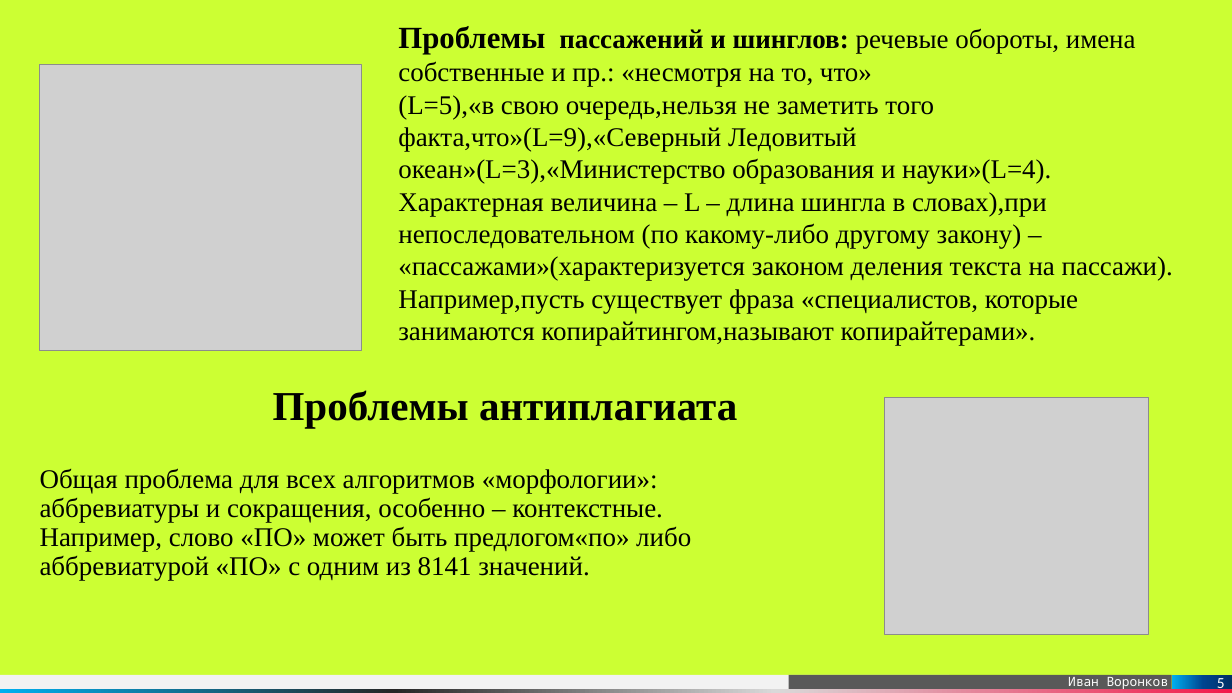
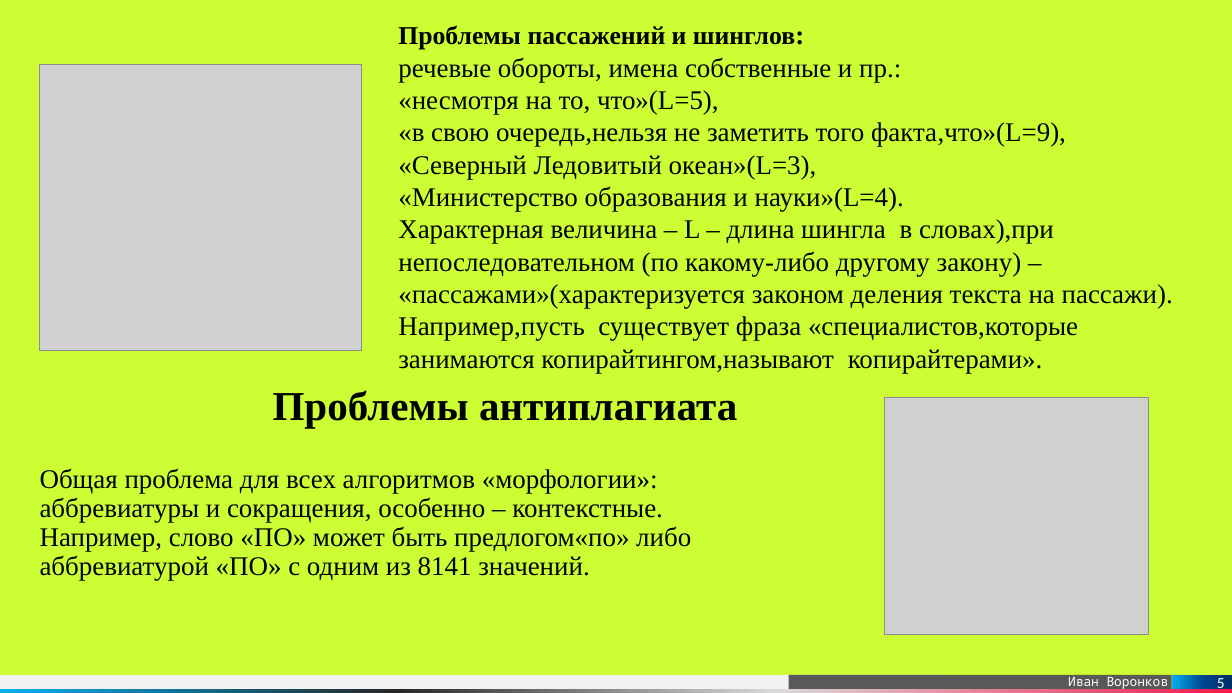
Before and after one commit to NurzhanKalniyazov/anti, a slide deck: slide 5 of Антиплагиат.pptx. Drawn at 1232x693 pixels with LibreOffice and Linux fonts; fonts in the diff are those of the drawing; grey boxes stand for pictures. Boxes give left, top, right and bottom in pixels: in the first picture for what was removed or moved away, otherwise in the second. Text is boxed around its words. In the diff, an @@ line names an element or a change of style, - is before the commit and + after.

```diff
--- a/Антиплагиат.pptx
+++ b/Антиплагиат.pptx
@@ text at [398,25,1173,373]: text changed @@
-Проблемы пассажений и шинглов: речевые обороты, имена собственные и пр.: «несмотря на то, что»
-(L=5),«в свою очередь,нельзя не заметить того факта,что»(L=9),«Северный Ледовитый океан»(L=3),«Министерство образования и науки»(L=4). Характерная величина – L – длина шингла в словах),при непоследовательном (по какому-либо другому закону) – «пассажами»(характеризуется законом деления текста на пассажи). Например,пусть существует фраза «специалистов, которые занимаются копирайтингом,называют копирайтерами».
+Проблемы пассажений и шинглов:
+речевые обороты, имена собственные и пр.:
+«несмотря на то, что»(L=5),
+«в свою очередь,нельзя не заметить того факта,что»(L=9),
+«Северный Ледовитый океан»(L=3),
+«Министерство образования и науки»(L=4).
+Характерная величина – L – длина шингла в словах),при непоследовательном (по какому-либо другому закону) – «пассажами»(характеризуется законом деления текста на пассажи). Например,пусть существует фраза «специалистов,которые занимаются копирайтингом,называют копирайтерами».
```
Also in this commit, not shown: 16 other slides changed, 5 other files.
